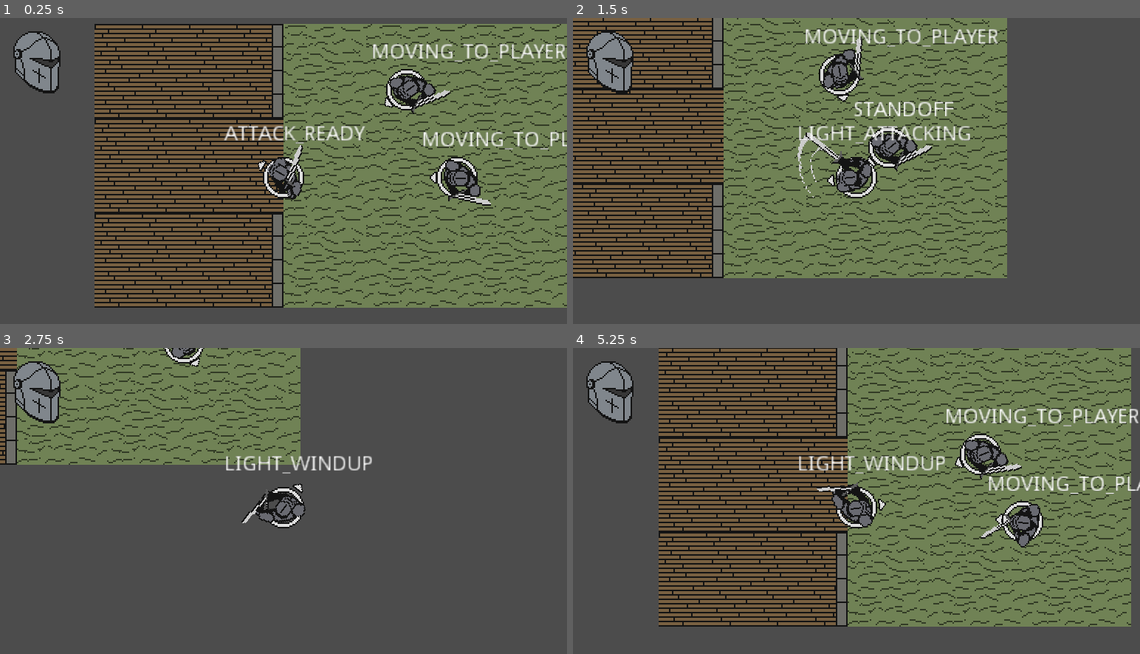
Above: before the commit, frames 1-4 (two rows, left to right).
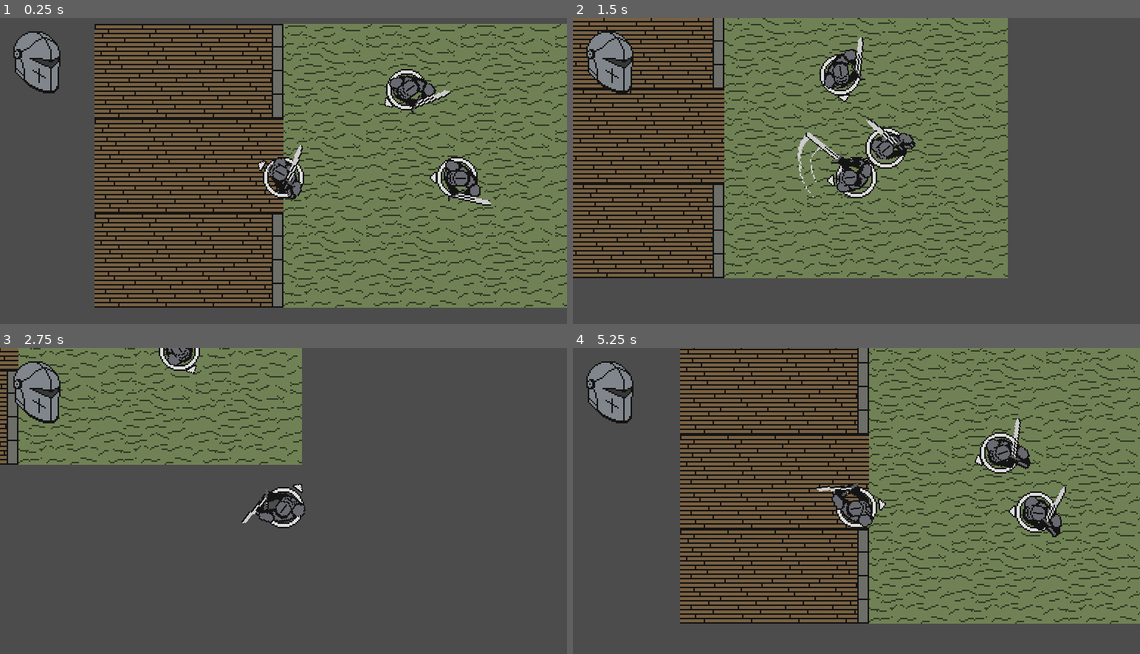
Above: after the commit, the same moments.

Repository: BGuerrero825/Slasher
Game: Godot game, scene res://Base.tscn
Two runs of this game, one before a commit and one after it. Both use one fixed random seed, a clock stepped at 60 frames per second and the inputs below.
Inputs (mouse positions are in pixels of both pictures, inside the frame that each line leads up to):
- Up to frame 1 (0.25 s): no input
- Up to frame 2 (1.5 s): move the mouse to (981, 161) at 0.52 s; press the mouse at (981, 161) at 0.53 s; hold D (move_right) 0.53-1.28 s; move the mouse to (743, 192) at 1.27 s; release the mouse at (743, 192) at 1.28 s; hold S (move_down) from 1.28 s (still down); click (743, 192) at 1.35 s
- Up to frame 3 (2.75 s): move the mouse to (340, 436) at 2.02 s; release S (move_down) at 2.03 s; press the mouse at (340, 436) at 2.03 s; hold D (move_right) from 2.03 s (still down)
- Up to frame 4 (5.25 s): move the mouse to (828, 571) at 2.77 s; release D (move_right) at 2.78 s; release the mouse at (828, 571) at 2.78 s; hold Up (move_up) 2.78-3.53 s; click (828, 571) at 2.85 s; move the mouse to (1026, 556) at 3.52 s; press the mouse at (1026, 556) at 3.53 s; hold A (move_left) 3.53-5.03 s; move the mouse to (686, 461) at 4.27 s; release the mouse at (686, 461) at 4.28 s; click (686, 461) at 4.35 s; move the mouse to (884, 507) at 5.02 s; press the mouse at (884, 507) at 5.03 s; hold S (move_down) from 5.03 s (still down)

The runs differ from the first frame. In frame 1, 1.8% of the frame differs, in the area x 39-100%, y 8-43%; in frame 2, 5.2%; in frame 3, 2.9%; in frame 4, 38%, in the area x 15-100%, y 0-92%.

Commit message:
updated attack delay

Diff:
--- a/code/npc.gd
+++ b/code/npc.gd
@@ -4,7 +4,7 @@
 export var health = 25
 export var speed = 10
 
-export var ATTACK_DELAY_TIME = 0.5  # delay before initiating an attack while in range
+export var ATTACK_DELAY_TIME = 0.01  # delay before initiating an attack while in range
 export var ATTACK_COOLDOWN_TIME = 1.5  # delay between attacks
 export var MOVE_DELAY_TIME = 0.5  # delay before moving after attacking
 
--- a/objects/npc.tscn
+++ b/objects/npc.tscn
@@ -79,6 +79,7 @@
 shape = SubResource( 3 )
 
 [node name="Label" type="Label" parent="."]
+visible = false
 margin_left = -24.0
 margin_top = -32.0
 margin_right = 16.0
--- a/objects/player.tscn
+++ b/objects/player.tscn
@@ -175,6 +175,7 @@
 shape = SubResource( 8 )
 
 [node name="Label" type="Label" parent="."]
+visible = false
 margin_left = -40.0
 margin_top = -36.0
 margin_bottom = -22.0
